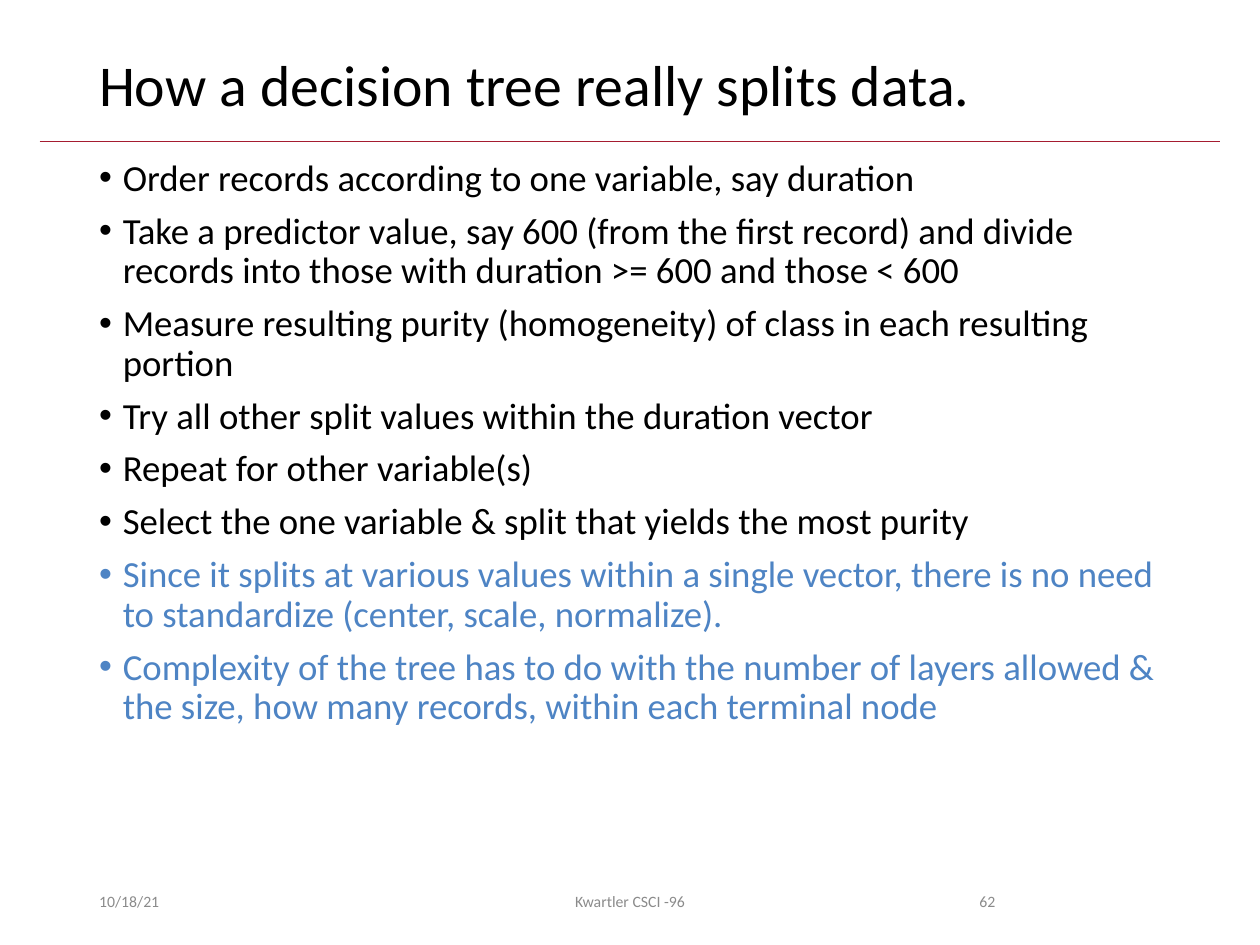
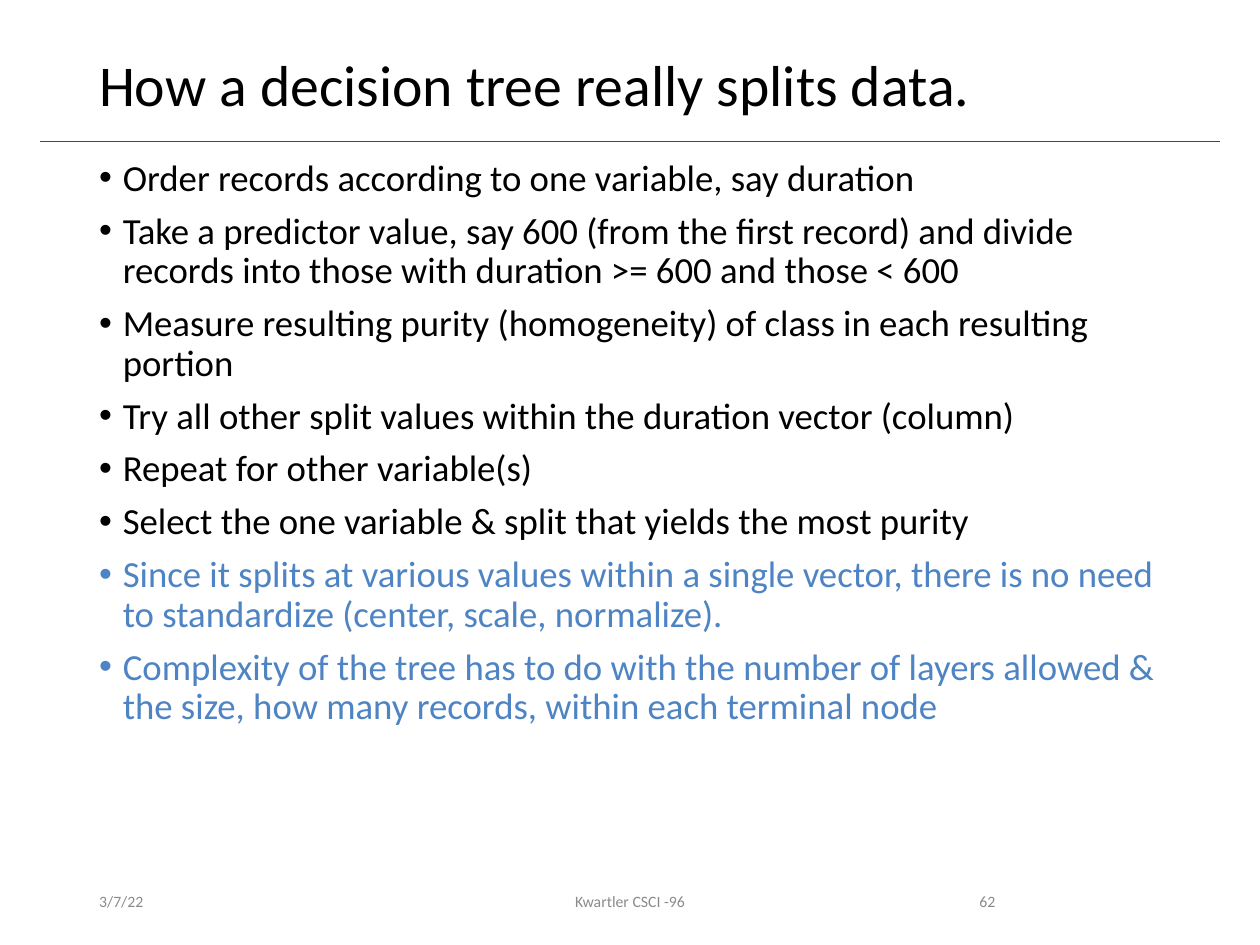
Before and after one commit to kwartler/Harvard_DataMining_Business_Student, a slide deck: slide 27 of Lessons/F_KNN_Decision_Tree/F_Decision Trees.pptx. Drawn at 1260x945 pixels with LibreOffice and Linux fonts; fonts in the diff are those of the drawing; background and template pictures are left out. Boxes give left, top, right and bottom in pixels: in the first picture for what was removed or moved away, otherwise in the second. Text is boxed around its words. In the diff, an @@ line names an element or a change of style, - is before the commit and + after.

```diff
--- a/Lessons/F_KNN_Decision_Tree/F_Decision Trees.pptx
+++ b/Lessons/F_KNN_Decision_Tree/F_Decision Trees.pptx
@@ text at [123, 402, 1014, 435]: text changed @@
-• Try all other split values within the duration vector
+• Try all other split values within the duration vector (column)
@@ text at [99, 896, 143, 908]: text changed @@
-10/18/21
+3/7/22
```
Also in this commit, not shown: 33 other slides changed, 2 other files.
